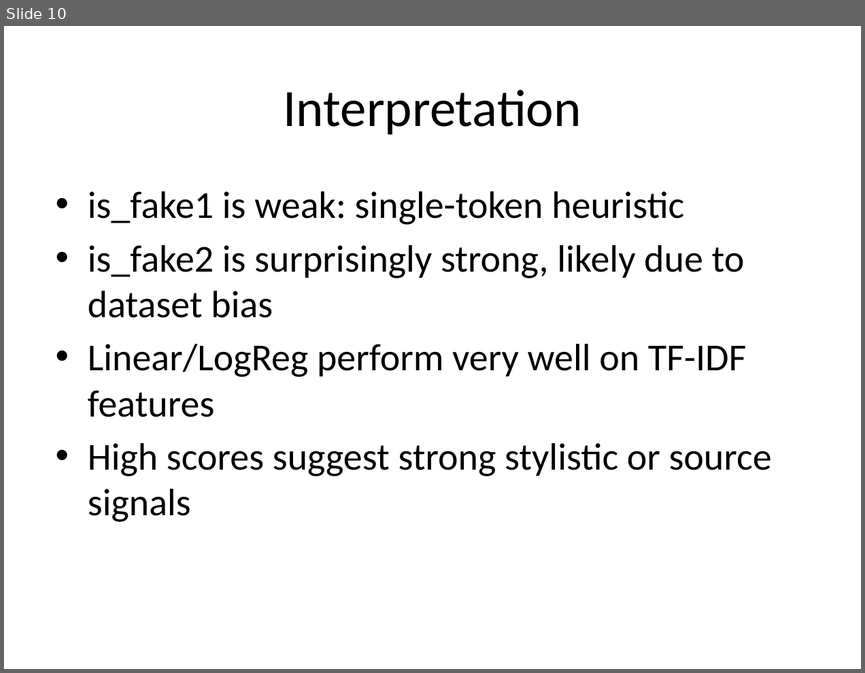
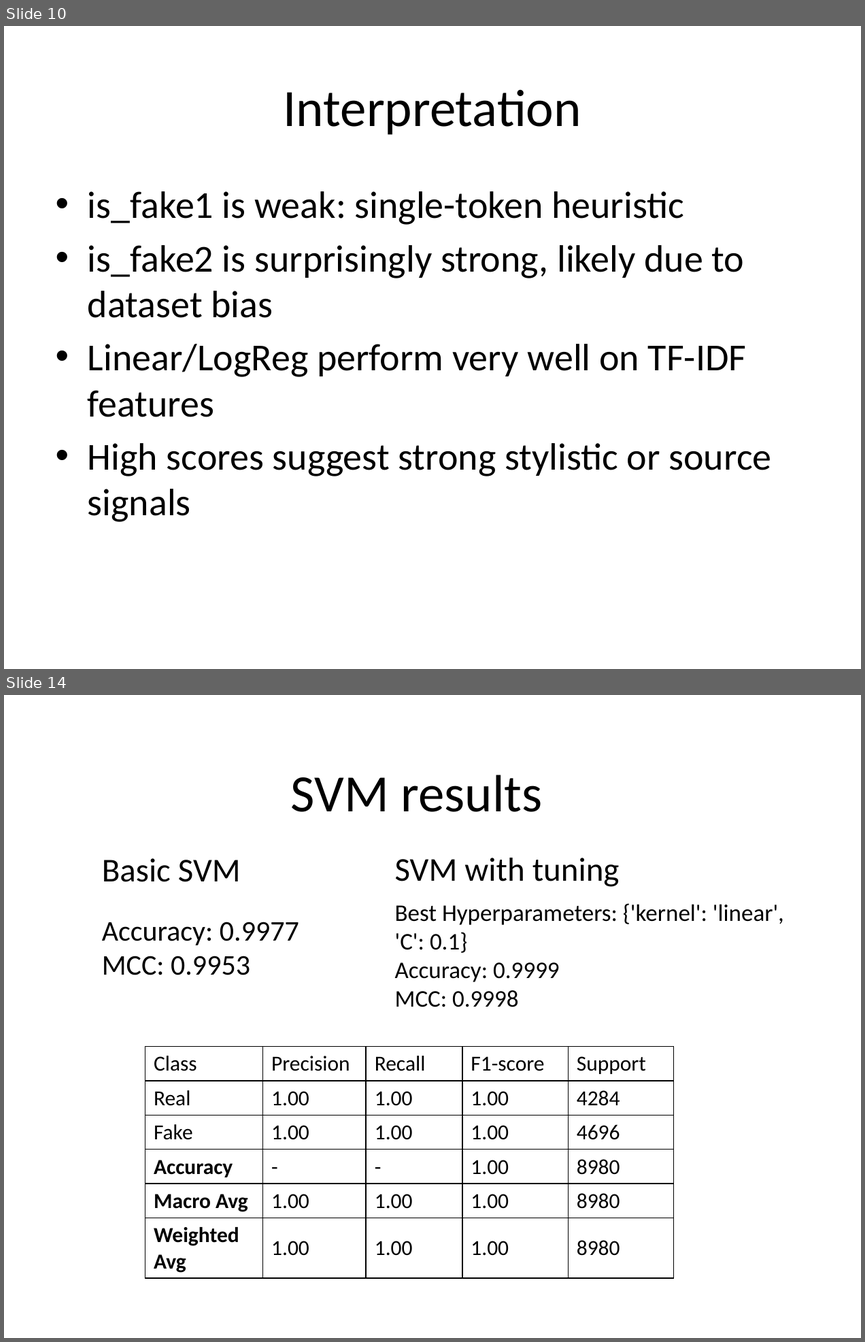
Before and after one commit to SebasN12/Fake-news-classifier, a slide deck: fake-news-classifier.pptx. Shown one above the other, each under a label of ours: slide 10 before the commit, slides 10 and 14 after it; the slides between them are not shown. The pictures are 865x673 and 865x1342 pixels, drawn with LibreOffice and Linux fonts; fonts in the diff are those of the drawing. Boxes give left, top, right and bottom in pixels: in the first picture for what was removed or moved away, otherwise in the second. Text is boxed around its words. In the diff, an @@ line names an element or a change of style, - is before the commit and + after.

Commit message:
ppt updated

```diff
--- a/fake-news-classifier.pptx
+++ b/fake-news-classifier.pptx
@@ slide 14 added at bbox=[4, 695, 861, 1338], background #FFFFFF @@
@@ title added at bbox=[291, 775, 543, 812], 44 pt, text #000000 @@
+SVM results
@@ text added at bbox=[395, 858, 619, 887], 28 pt, text #000000 @@
+SVM with tuning
@@ text added at bbox=[102, 858, 241, 882], 28 pt, text #000000 @@
+Basic SVM
@@ text added at bbox=[395, 903, 784, 1007], 20 pt, text #000000 @@
+Best Hyperparameters: {'kernel': 'linear', 'C': 0.1}
+Accuracy: 0.9999
+MCC: 0.9998
@@ text added at bbox=[102, 921, 299, 975], 24 pt, text #000000 @@
+Accuracy: 0.9977
+MCC: 0.9953
@@ table added at bbox=[145, 1047, 672, 1278], 6 rows, 5 columns @@
+Class | Precision | Recall | F1-score | Support
+Real | 1.00 | 1.00 | 1.00 | 4284
+Fake | 1.00 | 1.00 | 1.00 | 4696
+Accuracy | - | - | 1.00 | 8980
+Macro Avg | 1.00 | 1.00 | 1.00 | 8980
+Weighted Avg | 1.00 | 1.00 | 1.00 | 8980
```
Also in this commit, not shown: 8 other slides added.
